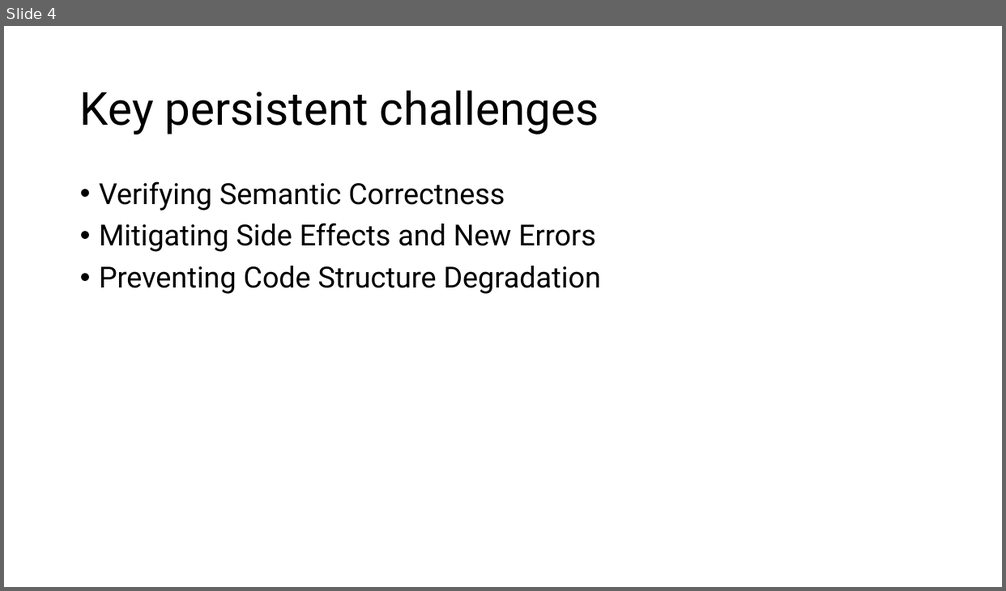
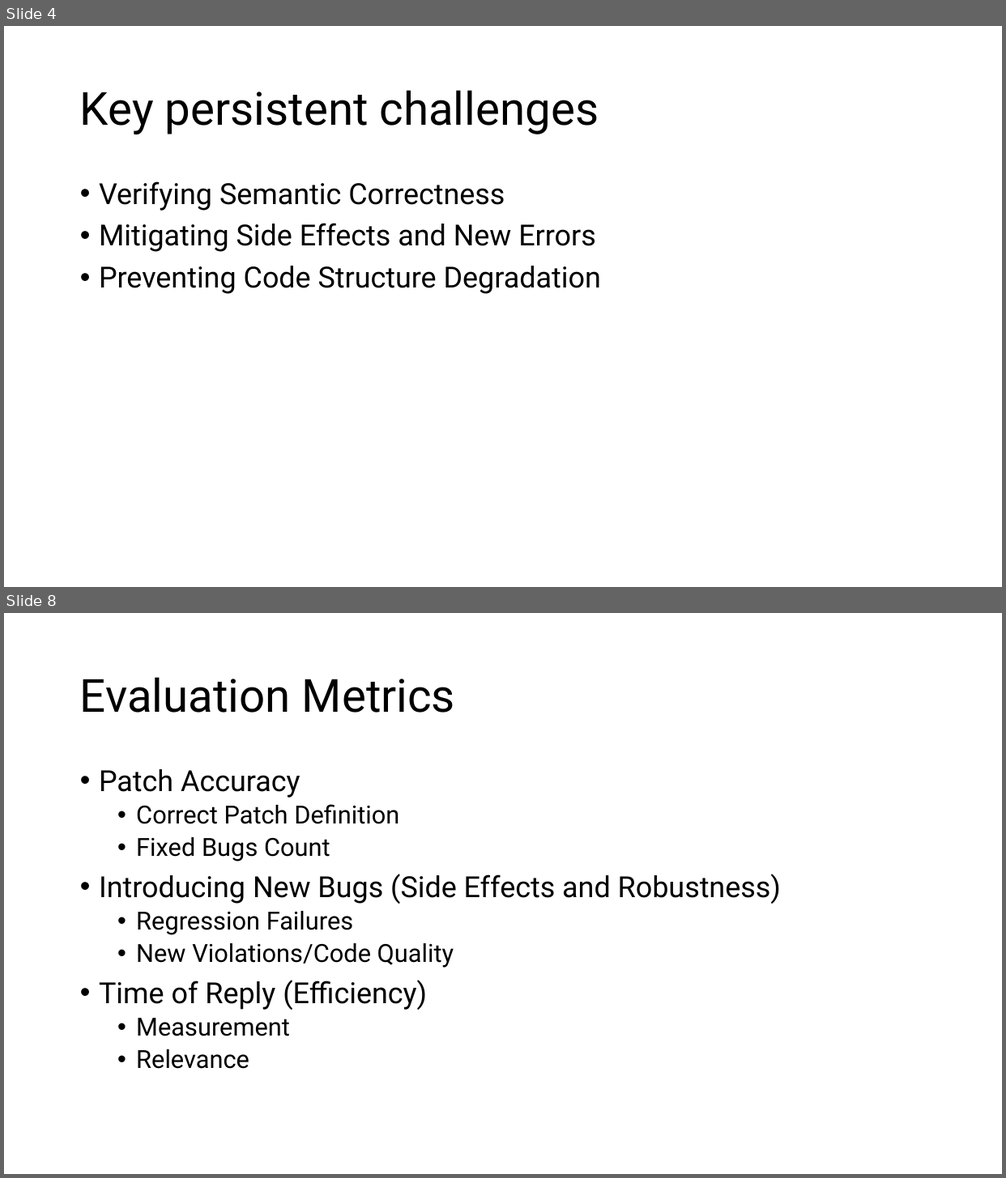
Before and after one commit to sefiSB/kutmod, a slide deck: presentation.pptx. Shown one above the other, each under a label of ours: slide 4 before the commit, slides 4 and 8 after it; the slides between them are not shown. The pictures are 1006x591 and 1006x1178 pixels, drawn with LibreOffice and Linux fonts; fonts in the diff are those of the drawing. Boxes give left, top, right and bottom in pixels: in the first picture for what was removed or moved away, otherwise in the second. Text is boxed around its words. In the diff, an @@ line names an element or a change of style, - is before the commit and + after.

```diff
--- a/presentation.pptx
+++ b/presentation.pptx
@@ slide 8 added at bbox=[4, 613, 1002, 1174], background #FFFFFF @@
@@ title added at bbox=[80, 677, 455, 713], 44 pt, text #000000 @@
+Evaluation Metrics
@@ text added at bbox=[99, 769, 781, 1069], 24 pt, text #000000 @@
+• Patch Accuracy
+  • Correct Patch Definition
+  • Fixed Bugs Count
+• Introducing New Bugs (Side Effects and Robustness)
+  • Regression Failures
+  • New Violations/Code Quality
+• Time of Reply (Efficiency)
+  • Measurement
+  • Relevance
```
Also in this commit, not shown: 1 slide changed, 3 other slides added.
